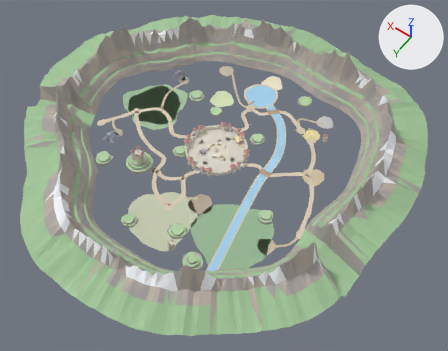
Renders of the glTF model assets/models/map_city_aldara.glb from each side of a commit.
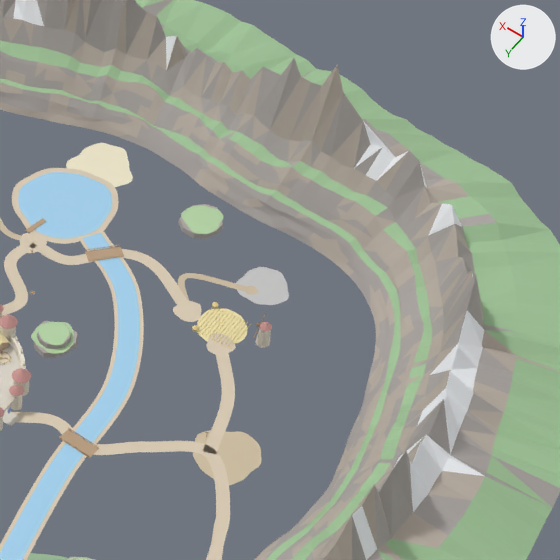
There are two pictures of each version: one whole from a 50 mm lens placed at (-236.0, 318.0, 467.0), pointed at (-24.0, 22.0, 1.0), one close up on the part from 54% to 94% of the width and 9% to 60% of the height. The axes (+X, +Y, +Z) are drawn at upper right. The lights are the same throughout. The first two pictures are the older version. Vertices at exactly the same position are counted once.

Before the edit, the objects in view are built like this:
```python
me_z_city_aldara_chao_trigal_mesh = bpy.data.meshes.new('Z_city_aldara_chao_trigal_mesh')
me_z_city_aldara_chao_trigal_mesh.from_pydata(...)  # 37 vertices, 36 faces; spans x -74.2..-57.8, y -79.6..-63.2, z 0.0
me_z_city_aldara_chao_trigal_mesh.materials.append(mat_patch_trigal)  # beige #efe2ad
me_z_city_aldara_chao_vila_mesh = bpy.data.meshes.new('Z_city_aldara_chao_vila_mesh')
me_z_city_aldara_chao_vila_mesh.from_pydata(...)  # 65 vertices, 64 faces; spans x -29.5..29.5, y -29.5..29.5, z 0.0
me_z_city_aldara_chao_vila_mesh.materials.append(mat_street)  # light grey #ddd7cb
me_z_city_aldara_penhascos_mesh = bpy.data.meshes.new('Z_city_aldara_penhascos_mesh')
me_z_city_aldara_penhascos_mesh.from_pydata(...)  # 3600 vertices, 6720 faces; spans x -187.0..208.0, y -193.0..200.0, z 0.0..57.0
# faces by material slot: [2661, 2031, 1753, 275]
me_z_city_aldara_penhascos_mesh.materials.append(mat_cliff_rock)  # grey #ada8a4
me_z_city_aldara_penhascos_mesh.materials.append(mat_cliff_rock_d)  # grey #bcb1a6
me_z_city_aldara_penhascos_mesh.materials.append(mat_cliff_grass)  # greyish green #a2c599
me_z_city_aldara_penhascos_mesh.materials.append(mat_snow)  # white #f7f9fd
ob_z_city_aldara_chao_trigal = bpy.data.objects.new('Z_city_aldara_chao_trigal', me_z_city_aldara_chao_trigal_mesh)
ob_z_city_aldara_chao_trigal.location = (0.0, 0.0, 0.0)
ob_z_city_aldara_chao_vila = bpy.data.objects.new('Z_city_aldara_chao_vila', me_z_city_aldara_chao_vila_mesh)
ob_z_city_aldara_chao_vila.location = (0.0, 0.0, 0.0)
ob_z_city_aldara_penhascos = bpy.data.objects.new('Z_city_aldara_penhascos', me_z_city_aldara_penhascos_mesh)
ob_z_city_aldara_penhascos.location = (0.0, 0.0, 0.0)
# also in view: 'Z_city_aldara_chao_praia' at (6.0, -113.0, 0.0); 'Z_city_aldara_estrada_W' at (-74.0, 5.0, 0.0); 'Z_city_aldara_estrada_SW' at (-79.0, -45.0, 0.0); 'Z_city_aldara_chao_clareira' at (-93.0, -27.0, 0.0); 'Z_city_aldara_agua_lago' at (7.0, -89.0, 0.0)
```
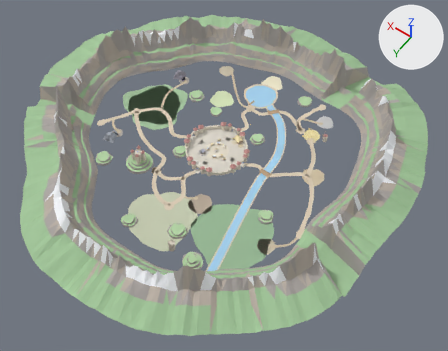
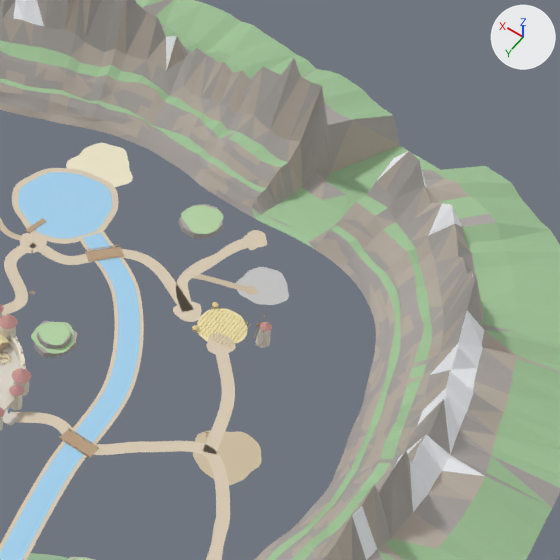
The change, as a list of edits to the scene's bpy script:
```text
Change me_z_city_aldara_penhascos_mesh:
    remove me_z_city_aldara_penhascos_mesh.from_pydata(...)  # 3600 vertices, 6720 faces; spans x -187.0..208.0, y -193.0..200.0, z 0.0..57.0
    add me_z_city_aldara_penhascos_mesh.from_pydata(...)  # 3600 vertices, 6720 faces; spans x -187.0..208.0, y -193.0..200.0, z 0.0..56.0
    me_z_city_aldara_penhascos_mesh part 1
    7 vertices in x -73.0..-56.0, y -127.0..-124.0, z 8.0..9.0 move by (0.0, 0.0, -7.0)
    6 vertices in x -71.0..-51.0, y -123.0..-122.0, z 3.0..4.0 move by (0.0, 0.0, -3.0)
    6 vertices in x -71.0..-51.0, y -124.0..-123.0, z 6.0 move by (0.0, 0.0, -5.0)
    6 vertices in x -101.0..-66.0, y -177.0..-129.0, z 13.0..14.0 move by (0.0, 0.0, -11.0)
    5 vertices in x -77.0..-55.0, y -135.0..-132.0, z 18.0 move by (0.0, 0.0, -15.0)
    5 vertices in x -79.0..-61.0, y -159.0..-137.0, z 24.0 move by (0.0, 0.0, -20.0)
    49 vertices move from x -90.0..-51.0, y -179.0..-121.0, z 2.0..57.0 to x -90.0..-51.0, y -179.0..-121.0, z 0.0..10.0
    me_z_city_aldara_penhascos_mesh part 2: 9 faces spanning x -95.0..-49.0, y -160.0..-122.0, z 1.0..25.0 switch from mat_cliff_rock (grey #ada8a4) to mat_cliff_rock_d (grey #bcb1a6)
    me_z_city_aldara_penhascos_mesh part 3: 71 faces spanning x -81.0..-47.0, y -160.0..-120.0, z 0.0..9.0 switch from mat_cliff_rock (grey #ada8a4) to mat_cliff_grass (greyish green #a2c599)
    me_z_city_aldara_penhascos_mesh part 4: 14 faces spanning x -78.0..-47.0, y -150.0..-120.0, z 0.0..45.0 switch from mat_cliff_rock_d (grey #bcb1a6) to mat_cliff_rock (grey #ada8a4)
    me_z_city_aldara_penhascos_mesh part 5: 23 faces spanning x -90.0..-53.0, y -158.0..-123.0, z 1.0..9.0 switch from mat_cliff_rock_d (grey #bcb1a6) to mat_cliff_grass (greyish green #a2c599)
    me_z_city_aldara_penhascos_mesh part 6: 6 faces spanning x -106.0..-48.0, y -180.0..-124.0, z 1.0..22.0 switch from mat_cliff_grass (greyish green #a2c599) to mat_cliff_rock (grey #ada8a4)
    me_z_city_aldara_penhascos_mesh part 7: 4 faces spanning x -106.0..-72.0, y -174.0..-124.0, z 1.0..21.0 switch from mat_cliff_grass (greyish green #a2c599) to mat_cliff_rock_d (grey #bcb1a6)
    me_z_city_aldara_penhascos_mesh part 8: 3 faces spanning x -89.0..-81.0, y -147.0..-136.0, z 5.0..33.0 switch from mat_snow (white #f7f9fd) to mat_cliff_rock (grey #ada8a4)
    me_z_city_aldara_penhascos_mesh part 9: 1 face spanning x -83.0..-79.0, y -141.0..-136.0, z 4.0..25.0 switches from mat_snow (white #f7f9fd) to mat_cliff_rock_d (grey #bcb1a6)
    me_z_city_aldara_penhascos_mesh part 10: 8 faces spanning x -85.0..-63.0, y -149.0..-137.0, z 4.0..9.0 switch from mat_snow (white #f7f9fd) to mat_cliff_grass (greyish green #a2c599)
    other edits to the shape of me_z_city_aldara_penhascos_mesh do not show in these pictures
Add ob_z_city_aldara_estrada_ponta_mata_b:
    ob_z_city_aldara_estrada_ponta_mata_b = bpy.data.objects.new('Z_city_aldara_estrada_ponta_mata_b', me_z_city_aldara_estrada_ponta_mata_b_mesh)  # 17 vertices, 16 faces; spans x -57.37..-52.12, y -112.09..-106.64, z 0.01; in mat_road (beige #dacbb5)
    ob_z_city_aldara_estrada_ponta_mata_b.location = (0.0, 0.0, 0.0)
Add ob_z_city_aldara_estrada_ponta_mata:
    ob_z_city_aldara_estrada_ponta_mata = bpy.data.objects.new('Z_city_aldara_estrada_ponta_mata', me_z_city_aldara_estrada_ponta_mata_mesh)  # 21 vertices, 20 faces; spans x -59.36..-50.84, y -116.69..-108.71, z 0.01; in mat_road (beige #dacbb5)
    ob_z_city_aldara_estrada_ponta_mata.location = (0.0, 0.0, 0.0)
Add ob_z_city_aldara_estrada_mata:
    ob_z_city_aldara_estrada_mata = bpy.data.objects.new('Z_city_aldara_estrada_mata', me_z_city_aldara_estrada_mata_mesh)  # 56 vertices, 54 faces; spans x -56.7..-42.7, y -113.3..-69.6, z 0.0; in mat_road (beige #dacbb5)
    ob_z_city_aldara_estrada_mata.location = (0.0, 0.0, 0.0)
```

Changed parts and their boxes (x1, y1, x2, y2) in the close-ups (560 x 560 px; the box of a moved part takes in the faces that stretch with it):
'Z_city_aldara_estrada_mata', added (beige): after (176, 235, 259, 311)
'Z_city_aldara_estrada_ponta_mata', added: after (243, 230, 268, 247)
'Z_city_aldara_estrada_ponta_mata_b', added: after (248, 246, 257, 250)
part 1 of me_z_city_aldara_penhascos_mesh, moved or reshaped: before (252, 93, 471, 243); after (254, 120, 440, 243)
part 2 of me_z_city_aldara_penhascos_mesh, recoloured: before (270, 94, 431, 238); after (270, 121, 355, 240)
part 3 of me_z_city_aldara_penhascos_mesh, recoloured: before (252, 119, 400, 249); after (252, 163, 379, 249)
part 4 of me_z_city_aldara_penhascos_mesh, recoloured: before (252, 64, 343, 249); after (252, 87, 340, 249)
part 5 of me_z_city_aldara_penhascos_mesh, recoloured: before (277, 121, 421, 218); after (274, 174, 346, 231)
part 6 of me_z_city_aldara_penhascos_mesh, recoloured: before (261, 115, 485, 229); after (261, 115, 400, 210)
part 7 of me_z_city_aldara_penhascos_mesh, recoloured: before (321, 163, 479, 229)
part 8 of me_z_city_aldara_penhascos_mesh, recoloured: before (377, 147, 395, 180)
part 9 of me_z_city_aldara_penhascos_mesh, recoloured: before (366, 148, 383, 181)
part 10 of me_z_city_aldara_penhascos_mesh, recoloured: before (354, 121, 395, 168); after (325, 180, 367, 211)
